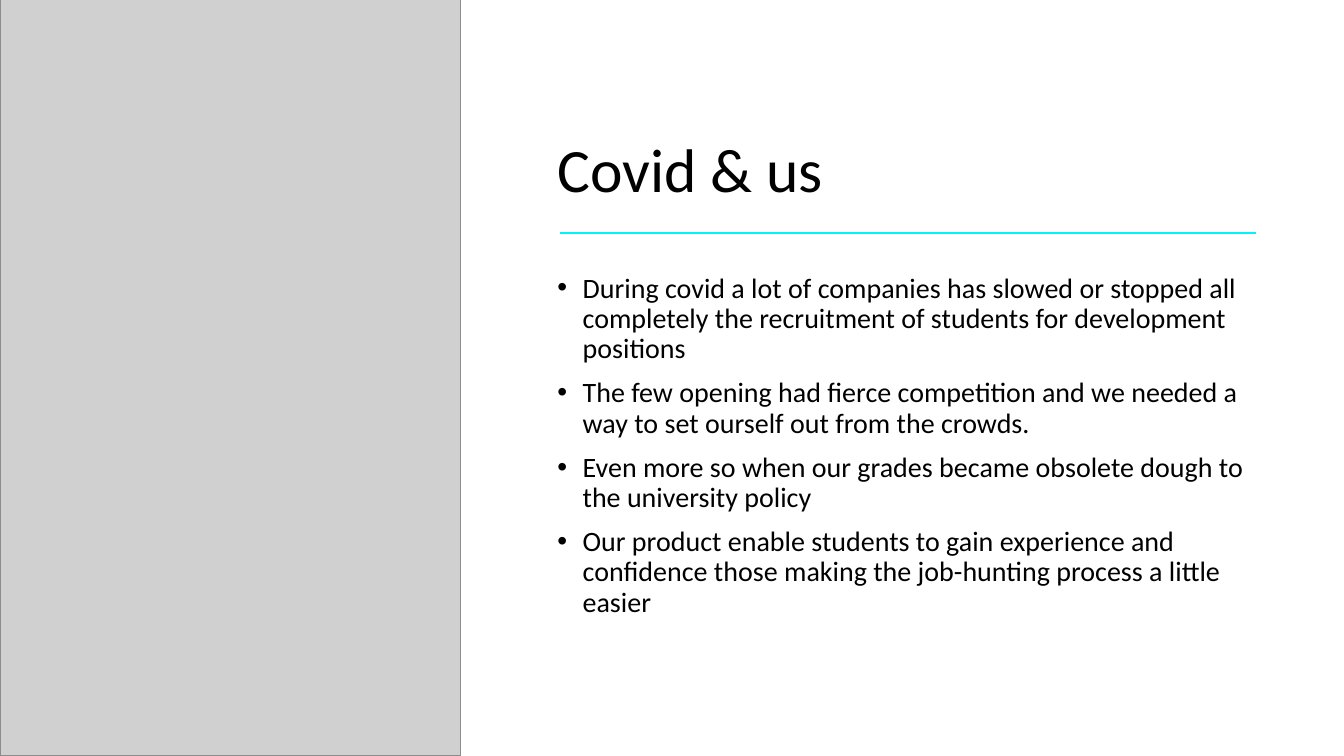
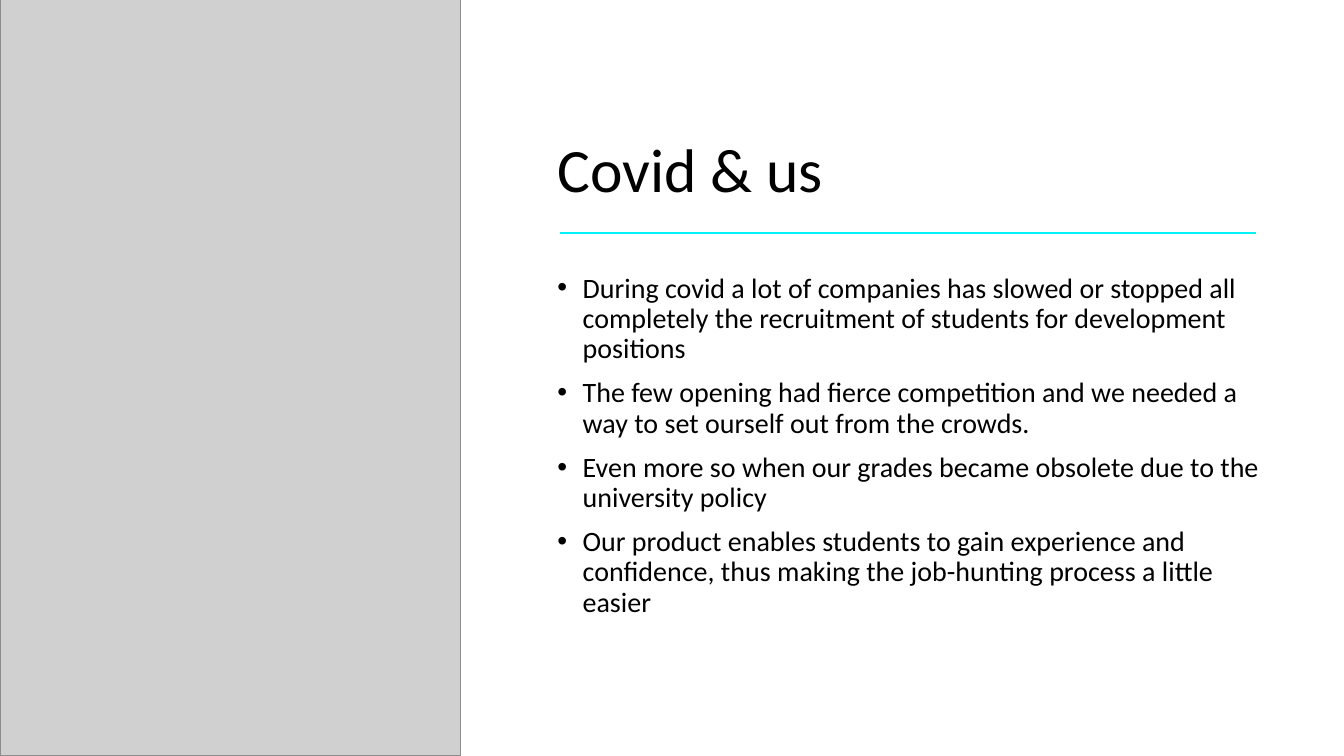
Before and after one commit to nadavWeisler/ChanceFrontend, a slide deck: slide 3 of presentaion.pptx. Drawn at 1344x756 pixels with LibreOffice and Linux fonts; fonts in the diff are those of the drawing; grey boxes stand for pictures. Boxes give left, top, right and bottom in pixels: in the first picture for what was removed or moved away, otherwise in the second. Text is boxed around its words. In the diff, an @@ line names an element or a change of style, - is before the commit and + after.

```diff
--- a/presentaion.pptx
+++ b/presentaion.pptx
@@ text at <box>583,457,1258,613</box>: text changed @@
-• Even more so when our grades became obsolete dough to the university policy
-• Our product enable students to gain experience and confidence those making the job-hunting process a little easier
+• Even more so when our grades became obsolete due to the university policy
+• Our product enables students to gain experience and confidence, thus making the job-hunting process a little easier
```
Also in this commit, not shown: 2 other slides changed, 2 slides added.
